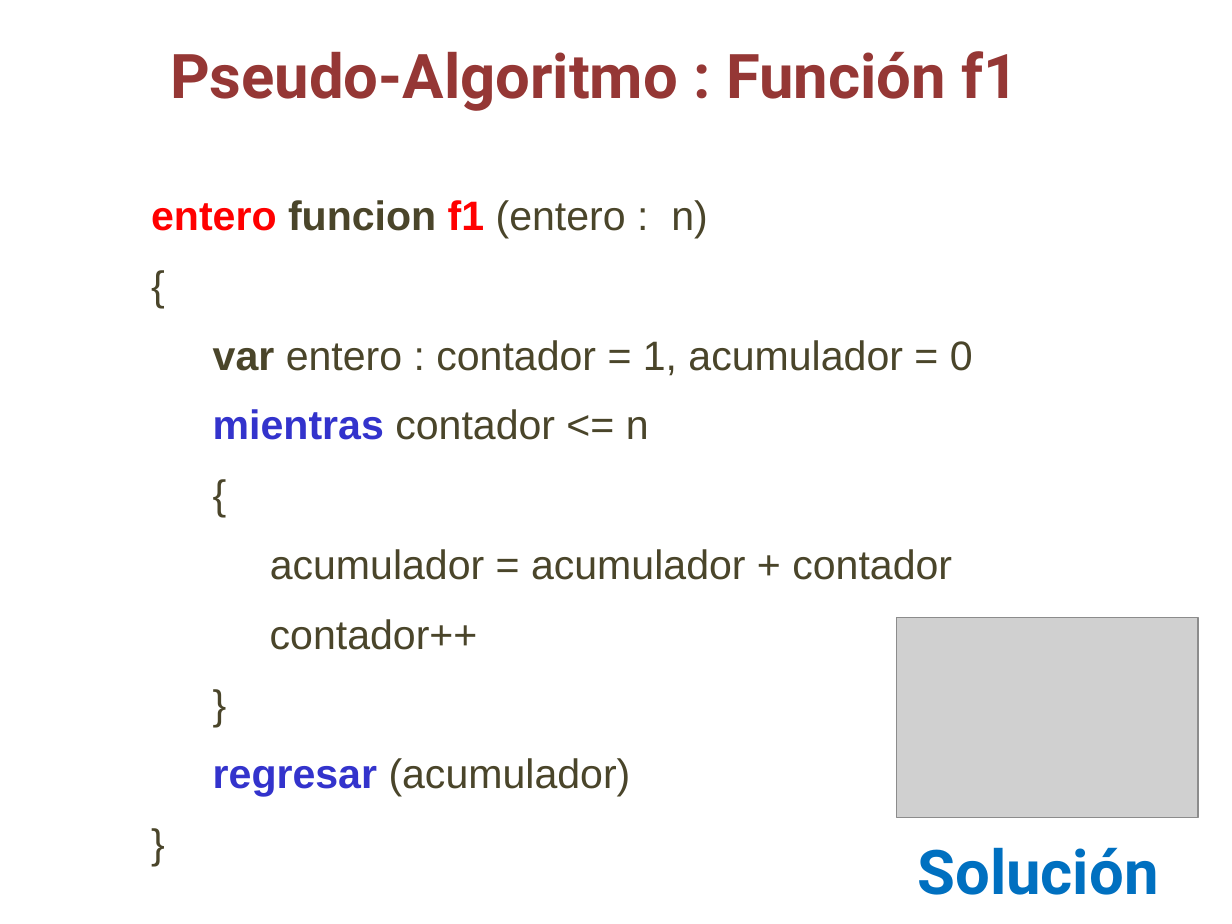
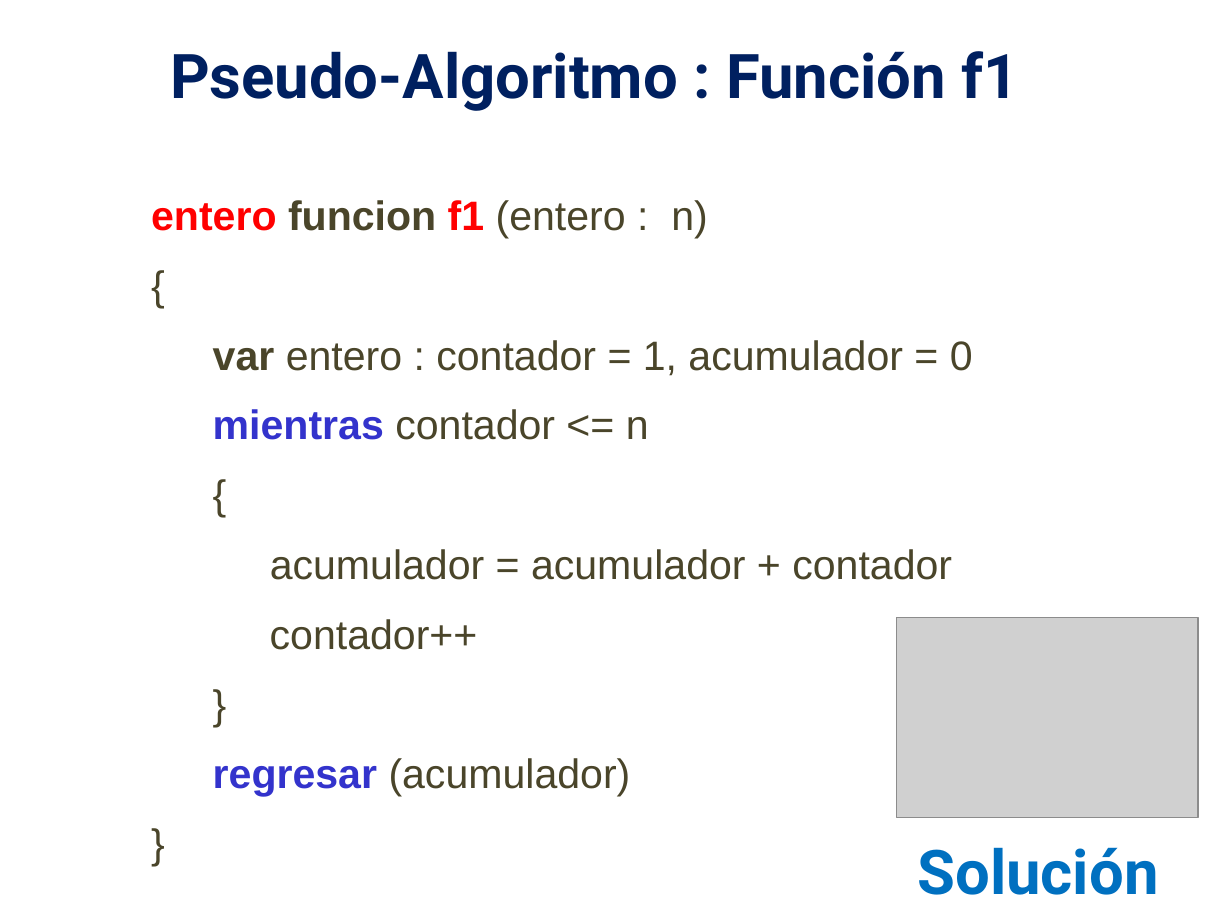
Before and after one commit to lizetheP/SolucionProblemas, a slide deck: slide 49 of CalendarioAgo20/Presentaciones/6_While.pptx. Drawn at 1232x924 pixels with LibreOffice and Linux fonts; fonts in the diff are those of the drawing; grey boxes stand for pictures. Boxes give left, top, right and bottom in pixels: in the first picture for what was removed or moved away, otherwise in the second. Text is boxed around its words. In the diff, an @@ line names an element or a change of style, - is before the commit and + after.

```diff
--- a/CalendarioAgo20/Presentaciones/6_While.pptx
+++ b/CalendarioAgo20/Presentaciones/6_While.pptx
@@ text "Pseudo-Algoritmo : Función f1" at bbox=[170, 51, 1018, 111]: text colour #953735 to #002060 @@
```
Also in this commit, not shown: 1 other slide changed, 2 other files.
